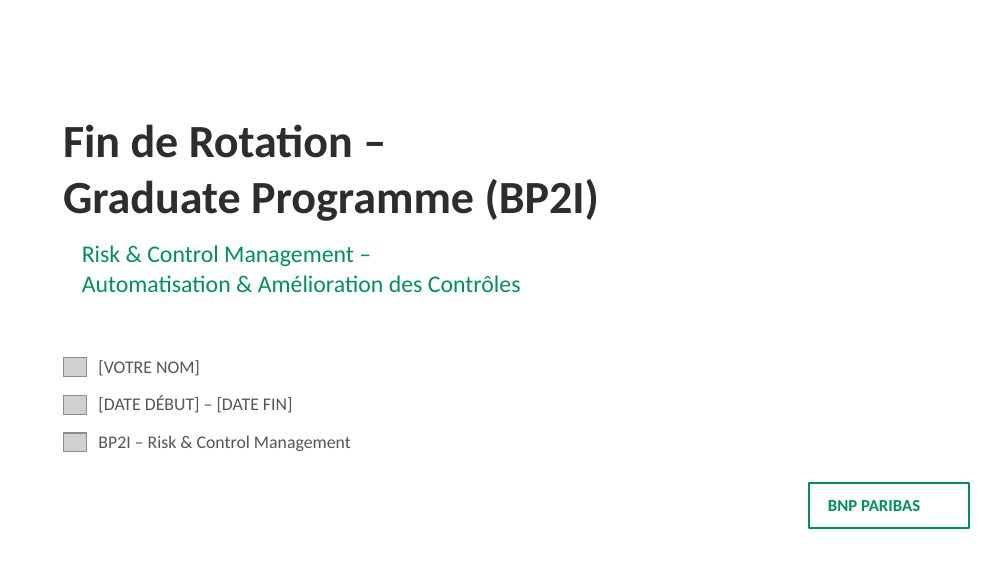
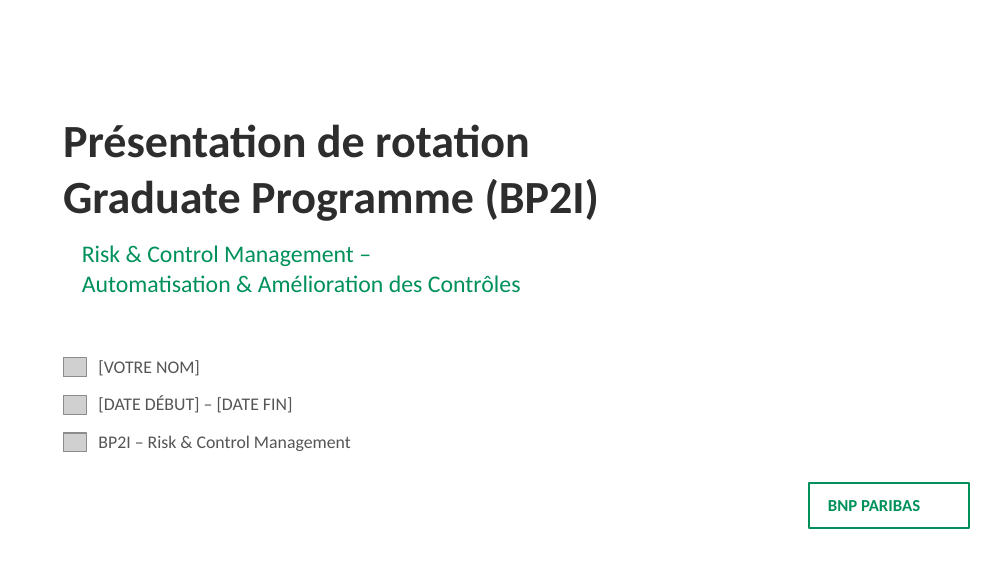
Before and after one commit to norsco15/batch, a slide deck: slide 1 of SLIDES.pptx. Drawn at 1008x567 pixels with LibreOffice and Linux fonts; fonts in the diff are those of the drawing; grey boxes stand for pictures; background and template pictures are left out. Boxes give left, top, right and bottom in pixels: in the first picture for what was removed or moved away, otherwise in the second. Text is boxed around its words. In the diff, an @@ line names an element or a change of style, - is before the commit and + after.

```diff
--- a/SLIDES.pptx
+++ b/SLIDES.pptx
@@ text at <box>63,124,600,221</box>: text changed @@
-Fin de Rotation –
-Graduate Programme (BP2I)
+Présentation de rotation
+Graduate Programme (BP2I)
```
Also in this commit, not shown: 1 other slide changed.
